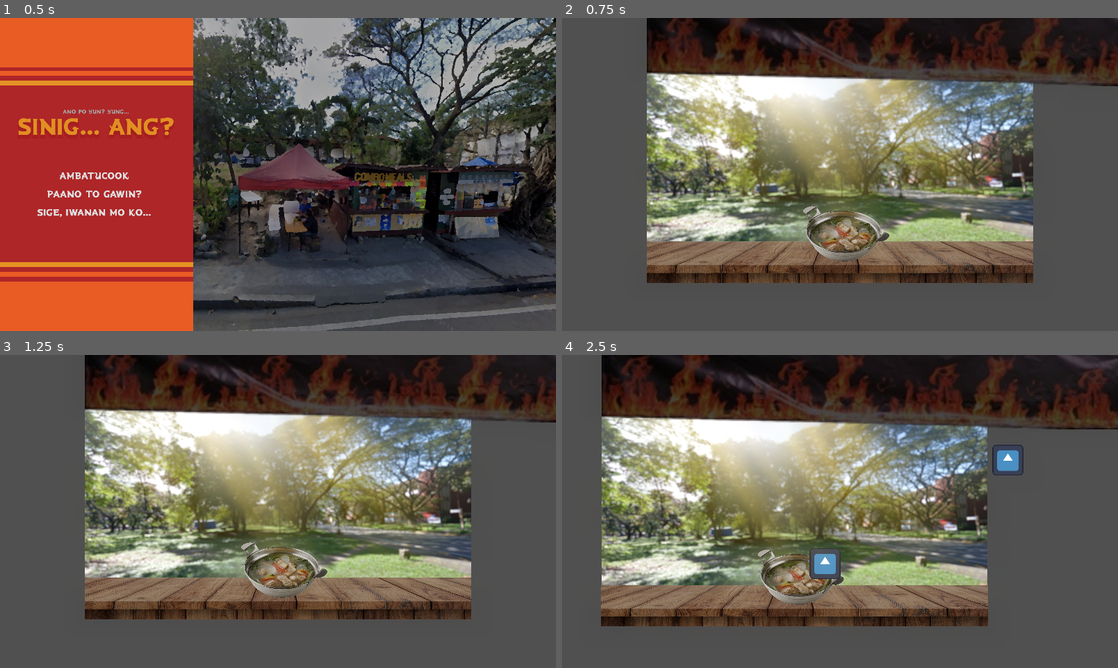
Above: before the commit, frames 1-4 (two rows, left to right).
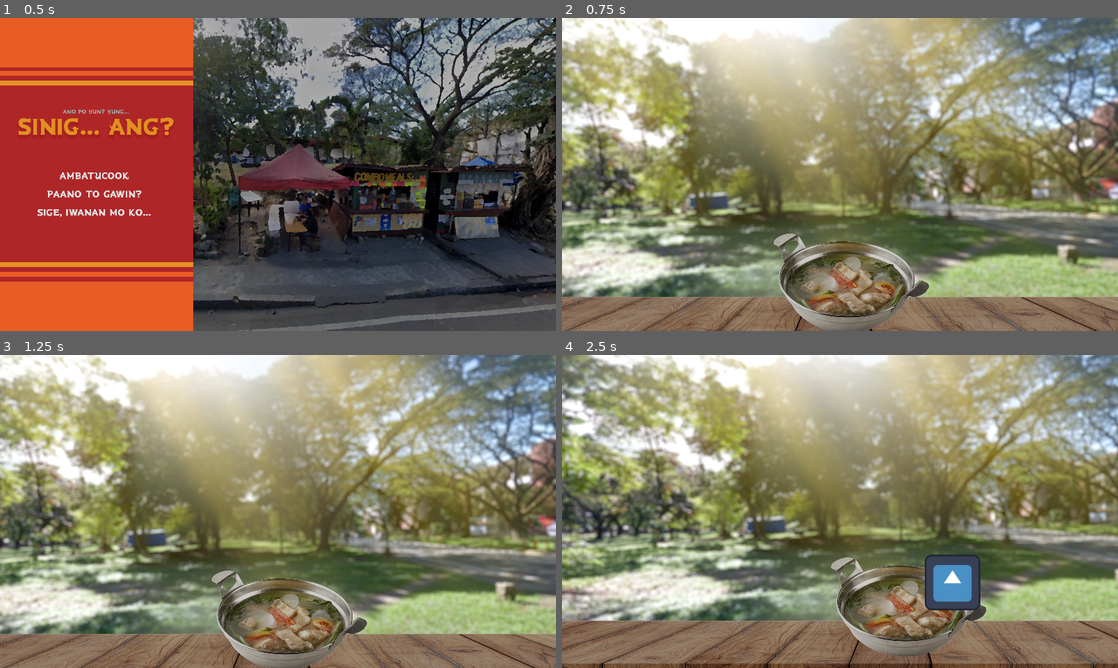
Above: after the commit, the same moments.

Repository: FlamingHerb/develup-chapter-1-quest
Game: Godot game, scene res://scenes/main_menu.tscn
Same seed, same stepped clock (60 frames per second), same inputs: the game is played once before the commit and once after it. The engine's default icon, where the game draws it, is replaced by a stand-in: a white triangle on a blue panel in a dark square. Sound files missing from this copy of the repository are replaced by a short silence.
Inputs (mouse positions are in pixels of both pictures, inside the frame that each line leads up to):
- Up to frame 1 (0.5 s): no input
- Up to frame 2 (0.75 s): click "Ambatucook" at 0.5 s
- Up to frame 3 (1.25 s): no input
- Up to frame 4 (2.5 s): tap Enter at 1.25 s; move the mouse to (962, 495) at 1.27 s; click (962, 495) at 1.42 s; tap Space at 1.52, 2.27 s; move the mouse to (728, 527) at 2.02 s; click (728, 527) at 2.17 s

Frame 1 is identical in both runs. In frame 2, 89% of the frame differs, in the area x 0-100%, y 0-100%; in frame 3, 89%; in frame 4, 90%.

Commit message:
feat: YIPPEE HAYASAKA HERE I COME BABY

Diff:
--- a/scenes/game_main.tscn
+++ b/scenes/game_main.tscn
@@ -65,14 +65,14 @@
 rotation = 1.5708
 shape = SubResource("CapsuleShape2D_goop2")
 
-[node name="ProjectileGrouping" type="Node2D" parent="."]
-
 [node name="GodRay" type="Sprite2D" parent="."]
 material = SubResource("ShaderMaterial_rmqom")
 position = Vector2(575, 323.5)
 scale = Vector2(12.4844, 6.99219)
 texture = ExtResource("4_sjphd")
 metadata/_edit_lock_ = true
+
+[node name="ProjectileGrouping" type="Node2D" parent="."]
 
 [node name="CounterRoof" type="Sprite2D" parent="."]
 self_modulate = Color(0.285969, 0.272194, 0.290561, 1)
@@ -86,7 +86,7 @@
 
 [node name="GameCamera" type="Camera2D" parent="."]
 position = Vector2(576, 320)
-zoom = Vector2(0.5, 0.5)
+zoom = Vector2(0.9, 0.9)
 limit_left = -224
 limit_top = -126
 limit_right = 1376
--- a/scenes/game_main/item_base.tscn
+++ b/scenes/game_main/item_base.tscn
@@ -1,16 +1,28 @@
-[gd_scene load_steps=4 format=3 uid="uid://id67ys7ay3hg"]
+[gd_scene load_steps=5 format=3 uid="uid://id67ys7ay3hg"]
 
 [ext_resource type="Script" path="res://scripts/game_main/item_base.gd" id="1_u5cyj"]
 [ext_resource type="Texture2D" uid="uid://d01n4yb18q3yq" path="res://icon.svg" id="2_mhsqi"]
 
 [sub_resource type="CircleShape2D" id="CircleShape2D_7x3gb"]
-radius = 20.0
+
+[sub_resource type="CircleShape2D" id="CircleShape2D_if1u6"]
+radius = 67.0671
 
 [node name="ItemBase" type="RigidBody2D"]
 script = ExtResource("1_u5cyj")
 
-[node name="Sprite2D" type="Sprite2D" parent="."]
+[node name="ItemSprite" type="Sprite2D" parent="."]
 texture = ExtResource("2_mhsqi")
 
 [node name="CollisionShape2D" type="CollisionShape2D" parent="."]
 shape = SubResource("CircleShape2D_7x3gb")
+debug_color = Color(0.971267, 0, 0.449118, 0.42)
+
+[node name="Area2D" type="Area2D" parent="."]
+collision_layer = 2
+collision_mask = 2
+
+[node name="CollisionShape2D" type="CollisionShape2D" parent="Area2D"]
+shape = SubResource("CircleShape2D_if1u6")
+
+[connection signal="input_event" from="Area2D" to="." method="_on_area_2d_input_event"]
--- a/scripts/game_main/item_base.gd
+++ b/scripts/game_main/item_base.gd
@@ -34,3 +34,8 @@
 	linear_velocity.x = (target_pos.x - position.x) / time_in_air
 	linear_velocity.y = ((target_pos.y - position.y) - ((960 * (time_in_air ** 2)) / 2)) / time_in_air
 	print(linear_velocity)
+
+
+func _on_area_2d_input_event(viewport: Node, event: InputEvent, shape_idx: int) -> void:
+	if event is InputEventMouseButton and event.pressed and event.button_index == MOUSE_BUTTON_LEFT:
+		queue_free()
